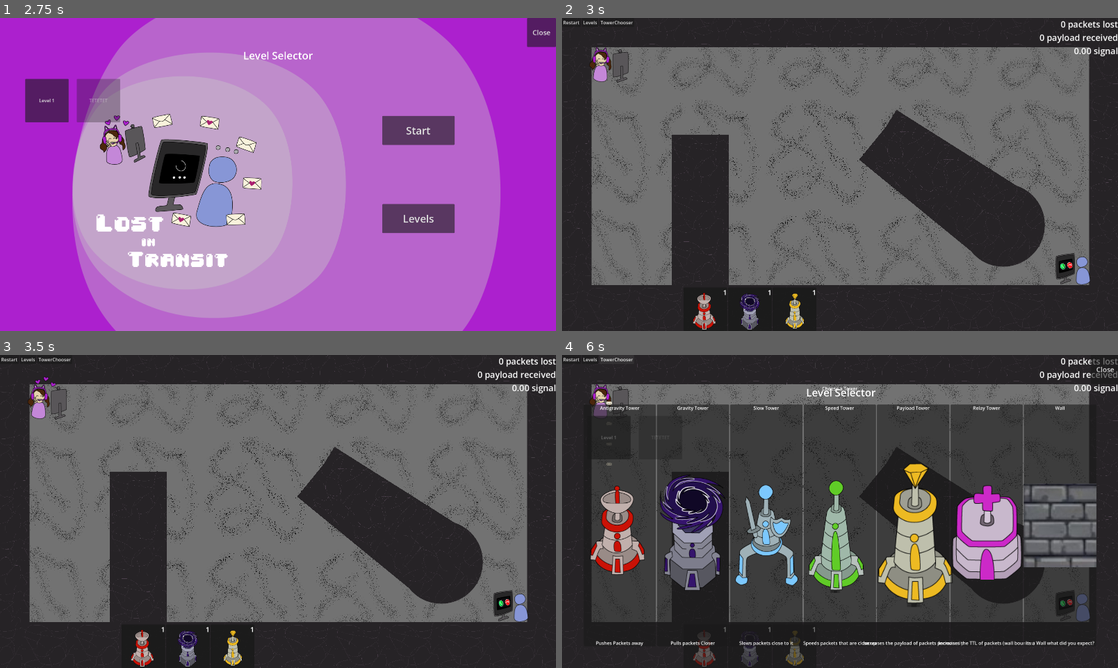
Above: before the commit, frames 1-4 (two rows, left to right).
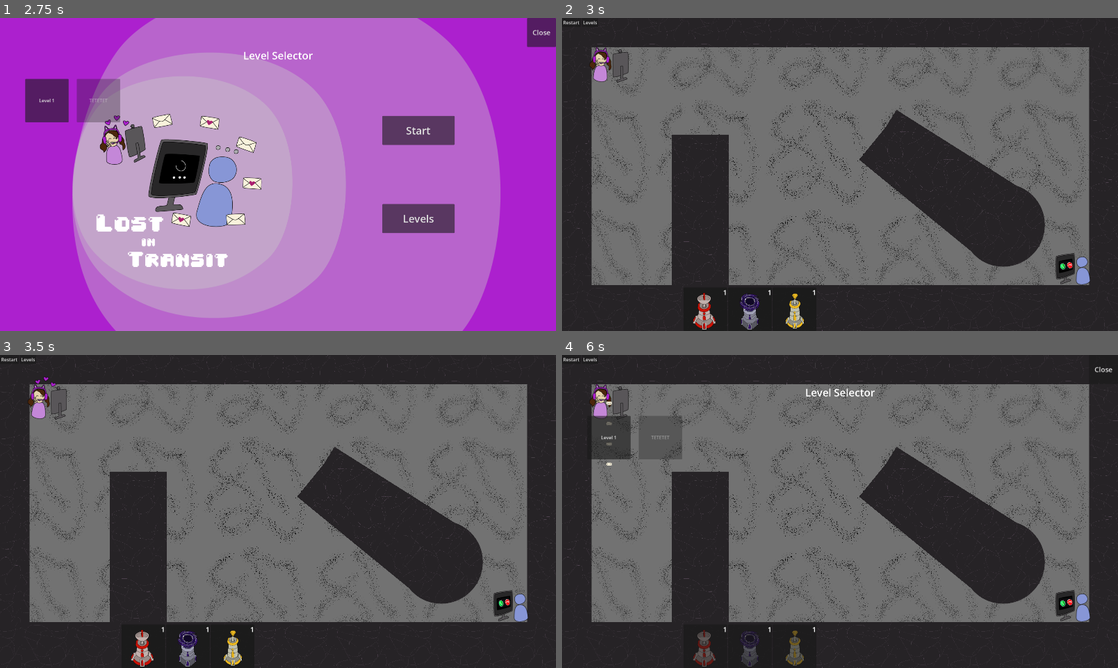
Above: after the commit, the same moments.

Repository: ryupold/ld59
Game: Godot game, scene res://scenes/main.tscn
Two runs of this game, one before a commit and one after it. Both use one fixed random seed, a clock stepped at 60 frames per second and the inputs below. The engine's default icon, where the game draws it, is replaced by a stand-in: a white triangle on a blue panel in a dark square.
Inputs (mouse positions are in pixels of both pictures, inside the frame that each line leads up to):
- Up to frame 1 (2.75 s): click "Levels" at 0.5 s; click "Start" at 1.25 s; click "Start" at 2 s
- Up to frame 2 (3 s): click "Level 1" at 2.75 s
- Up to frame 3 (3.5 s): no input
- Up to frame 4 (6 s): click (706, 646) at 3.52 s; click "Restart" at 4.25 s; click "Levels" at 5 s; click (617, 358) at 5.75 s, where only the run before the commit has a clickable "TowerChooser"

Frame 1 is identical in both runs. In frame 2, 0.4% of the frame differs, in the area x 6-100%, y 0-13%; in frame 3, 0.4%; in frame 4, 53%, in the area x 4-100%, y 0-94%.

Commit message:
Trigger LevelSelector on levelup

Diff:
--- a/ld59-game/hud/hud.gd
+++ b/ld59-game/hud/hud.gd
@@ -3,10 +3,13 @@
 @export var button: Button
 @export var buttonSelector: Button
 @export var buttonChooser: Button
-@export var levelSelector: LevelSelectorCanvasItem
-@export var towerChooser: TowerChooserCanvasItem
+@export var levelSelector: PackedScene = preload("res://hud/level_selector/level_selector.tscn")
 
 func _ready() -> void:
 	button.pressed.connect(GameState.restartLevel)
-	buttonSelector.pressed.connect(levelSelector.toggleSelector)
-	buttonChooser.pressed.connect(towerChooser.toggleRandom)
+	buttonSelector.pressed.connect(showLevelSelector)
+
+func showLevelSelector():
+	var selector := levelSelector.instantiate() as LevelSelectorCanvasItem
+	selector.show()
+	add_child(selector)
--- a/ld59-game/hud/hud.tscn
+++ b/ld59-game/hud/hud.tscn
@@ -9,15 +9,15 @@
 [sub_resource type="LabelSettings" id="LabelSettings_6ca3a"]
 font_size = 30
 
-[node name="HUD" type="CanvasLayer" unique_id=114495 node_paths=PackedStringArray("button", "buttonSelector", "buttonChooser", "levelSelector", "towerChooser")]
+[node name="HUD" type="CanvasLayer" unique_id=114495 node_paths=PackedStringArray("button", "buttonSelector", "buttonChooser", "levelSelector")]
 script = ExtResource("1_318vg")
 button = NodePath("MenuBar/Button")
 buttonSelector = NodePath("MenuBar/ButtonSelector")
-buttonChooser = NodePath("MenuBar/ButtonChooser")
+buttonChooser = NodePath("")
 levelSelector = NodePath("LevelSelector")
-towerChooser = NodePath("TowerChooser")
 
 [node name="debug" type="VBoxContainer" parent="." unique_id=1206069560]
+visible = false
 anchors_preset = 1
 anchor_left = 1.0
 anchor_right = 1.0
@@ -81,7 +81,3 @@
 [node name="ButtonSelector" type="Button" parent="MenuBar" unique_id=1787972677]
 layout_mode = 2
 text = "Levels"
-
-[node name="ButtonChooser" type="Button" parent="MenuBar" unique_id=1748944340]
-layout_mode = 2
-text = "TowerChooser"
--- a/ld59-game/hud/tower_chooser/tower_chooser.gd
+++ b/ld59-game/hud/tower_chooser/tower_chooser.gd
@@ -4,20 +4,14 @@
 @export var buttonParent: Control
 
 func _ready() -> void:
-	updateTowers()
+	GameState.onLevelUp.connect(showSelector)
 
-func toggleRandom() -> void:
-	updateTowers()
-	if visible:
-		hide()
-	else:
-		show()
-
-func updateTowers() -> void:
+func showSelector(towers: Array[TowerResource]) -> void:
 	for child in buttonParent.get_children():
 		child.queue_free()
-	for resource in GameState.allTowers.towers:
+	for resource in towers:
 		var canvasItem: ChooserCanvasItem = chooserCanvasItem.instantiate()
 		canvasItem.resource = resource
 		canvasItem.hideParent = hide
 		buttonParent.add_child(canvasItem)
+	show()
--- a/ld59-game/scenes/game_state.gd
+++ b/ld59-game/scenes/game_state.gd
@@ -43,6 +43,7 @@
 signal onNextWave(wave: int)
 signal onPlaceInventory(tower: Tower)
 signal onInventoryChanged()
+signal onLevelUp(towers: Array[TowerResource])
 
 func _ready():
 	onDragEvent.connect(func(n, state): _isDragging = state)
@@ -107,6 +108,7 @@
 		onNextWave.emit(_wave + 1)
 
 func startWave(nr: int):
+	if nr != 1:	triggerLevelUp()
 	print("starting wave " + str(nr) + "...")
 	if nr > 1:
 		await get_tree().create_timer(10).timeout
@@ -116,6 +118,15 @@
 	_timePassed = 0
 	_packetsReceived = 0
 	_payloadBuffer = 0
+
+func triggerLevelUp() -> void:
+	var list: Array[TowerResource] = []
+	for i in range(0,3):
+		var randomTower = allTowers.towers.get((randf() * (allTowers.towers.size() - 1)))
+		while list.has(randomTower):
+			randomTower = allTowers.towers.get((randf() * (allTowers.towers.size() - 1)))
+		list.append(randomTower)
+	onLevelUp.emit(list)
 
 func _physics_process(delta):
 	_timePassed += delta
